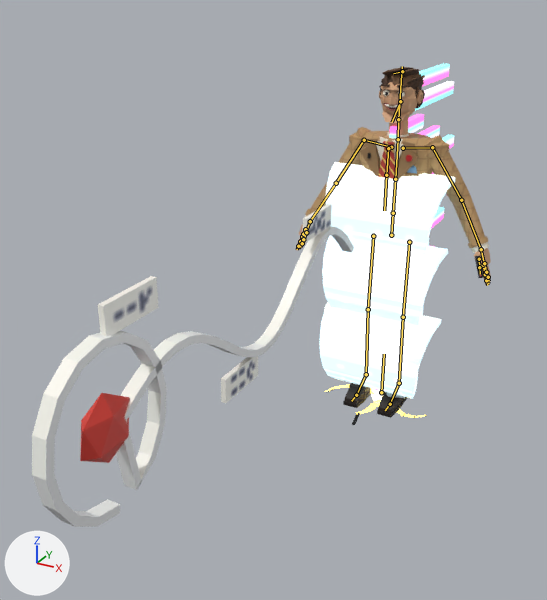
Two versions of the Blender file art/dale.blend, one commit apart.
Both versions are drawn from a 50 mm lens placed at (1.33, -3.75, 2.33), pointed at (-0.25, -0.88, 0.89). The axes (+X, +Y, +Z) are drawn at lower left. The lights are the same throughout. The older version comes first. The bones that bend it are drawn over the model as lines.

Names of what the first picture shows: 'dale_body', 'fx_cold_front', 'fx_isobar_lasso', 'fx_tape_skip' and 2 more.
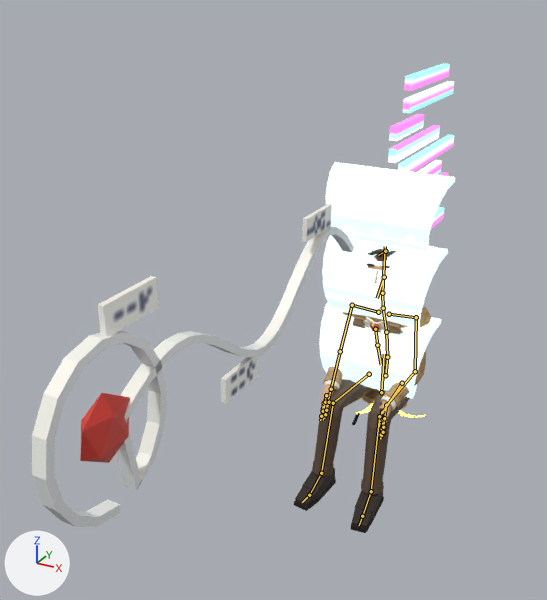
The newer file adds an action. The first version stands in its rest pose; the second is drawn at frame 16 of the action 'sit_audience'.

The change, as a diff of the scene's bpy script:
```diff
--- a/art/dale.blend.py
+++ b/art/dale.blend.py
@@ bone_hips @@
 bone_hips = bpy.data.objects['dale'].pose.bones['hips']  # child of 'root'
-bone_hips.location = (0.0, 0.0, 0.0)
-bone_hips.rotation_quaternion = (1.0, 0.0, 0.0, 0.0)  # degrees (0, 0, 0)
+bone_hips.location = (0.008, -0.885, -0.031)
+bone_hips.rotation_quaternion = (1.0, 0.0, 0.0, -0.013)  # degrees (0, 0, -2)
@@ bone_spine @@
 bone_spine = bpy.data.objects['dale'].pose.bones['spine']  # child of 'hips'
-bone_spine.rotation_quaternion = (1.0, 0.0, 0.0, 0.0)  # degrees (0, 0, 0)
+bone_spine.rotation_quaternion = (0.992, 0.122, 0.01, 0.012)  # degrees (14, 1, 2)
@@ bone_chest @@
 bone_chest = bpy.data.objects['dale'].pose.bones['chest']  # child of 'spine'
-bone_chest.rotation_quaternion = (1.0, 0.0, 0.0, 0.0)  # degrees (0, 0, 0)
+bone_chest.rotation_quaternion = (0.994, 0.105, 0.008, -0.003)  # degrees (12, 1, 0)
@@ bone_neck @@
 bone_neck = bpy.data.objects['dale'].pose.bones['neck']  # child of 'chest'
-bone_neck.rotation_quaternion = (1.0, 0.0, 0.0, 0.0)  # degrees (0, 0, 0)
+bone_neck.rotation_quaternion = (0.99, -0.139, -0.016, 0.007)  # degrees (-16, -2, 1)
@@ bone_head @@
 bone_head = bpy.data.objects['dale'].pose.bones['head']  # child of 'neck'
-bone_head.rotation_quaternion = (1.0, 0.0, 0.0, 0.0)  # degrees (0, 0, 0)
+bone_head.rotation_quaternion = (0.99, -0.139, 0.029, 0.016)  # degrees (-16, 4, 1)
@@ bone_shoulder_l @@
 bone_shoulder_l = bpy.data.objects['dale'].pose.bones['shoulder.L']  # child of 'chest'
-bone_shoulder_l.rotation_quaternion = (1.0, 0.0, 0.0, 0.0)  # degrees (0, 0, 0)
+bone_shoulder_l.rotation_quaternion = (0.999, 0.007, 0.052, 0.0)  # degrees (1, 6, 0)
@@ bone_shoulder_r @@
 bone_shoulder_r = bpy.data.objects['dale'].pose.bones['shoulder.R']  # child of 'chest'
-bone_shoulder_r.rotation_quaternion = (1.0, 0.0, 0.0, 0.0)  # degrees (0, 0, 0)
+bone_shoulder_r.rotation_quaternion = (0.999, 0.007, -0.052, 0.0)  # degrees (1, -6, 0)
@@ bone_toe_l @@
 bone_toe_l = bpy.data.objects['dale'].pose.bones['toe.L']  # child of 'foot.L'
-bone_toe_l.rotation_quaternion = (1.0, 0.0, 0.0, 0.0)  # degrees (0, 0, 0)
+bone_toe_l.rotation_quaternion = (0.999, 0.0, -0.002, 0.035)  # degrees (0, 0, 4)
@@ bone_toe_r @@
 bone_toe_r = bpy.data.objects['dale'].pose.bones['toe.R']  # child of 'foot.R'
-bone_toe_r.rotation_quaternion = (1.0, 0.0, 0.0, 0.0)  # degrees (0, 0, 0)
+bone_toe_r.rotation_quaternion = (0.999, 0.0, 0.002, -0.035)  # degrees (0, 0, -4)
@@ bone_ik_hand_l @@
 bone_ik_hand_l = bpy.data.objects['dale'].pose.bones['ik_hand.L']  # child of 'root'
-bone_ik_hand_l.location = (0.0, 0.0, 0.0)
-bone_ik_hand_l.rotation_quaternion = (1.0, 0.0, 0.0, 0.0)  # degrees (0, 0, 0)
+bone_ik_hand_l.location = (0.586, 0.687, 0.326)
+bone_ik_hand_l.rotation_quaternion = (0.968, 0.171, -0.094, -0.155)  # degrees (21, -7, -20)
@@ bone_ik_foot_l @@
 bone_ik_foot_l = bpy.data.objects['dale'].pose.bones['ik_foot.L']  # child of 'root'
-bone_ik_foot_l.location = (0.0, 0.0, 0.0)
-bone_ik_foot_l.rotation_quaternion = (1.0, 0.0, 0.0, 0.0)  # degrees (0, 0, 0)
+bone_ik_foot_l.location = (-0.052, 0.635, -0.152)
+bone_ik_foot_l.rotation_quaternion = (0.999, 0.0, -0.016, 0.031)  # degrees (0, -2, 4)
@@ bone_pole_knee_l @@
 bone_pole_knee_l = bpy.data.objects['dale'].pose.bones['pole_knee.L']  # child of 'root'
-bone_pole_knee_l.location = (0.0, 0.0, 0.0)
+bone_pole_knee_l.location = (0.073, -0.323, 0.337)
@@ bone_pole_elbow_l @@
 bone_pole_elbow_l = bpy.data.objects['dale'].pose.bones['pole_elbow.L']  # child of 'root'
-bone_pole_elbow_l.location = (0.0, 0.0, 0.0)
+bone_pole_elbow_l.location = (-0.037, -1.362, 0.325)
@@ bone_ik_hand_r @@
 bone_ik_hand_r = bpy.data.objects['dale'].pose.bones['ik_hand.R']  # child of 'root'
-bone_ik_hand_r.location = (0.0, 0.0, 0.0)
-bone_ik_hand_r.rotation_quaternion = (1.0, 0.0, 0.0, 0.0)  # degrees (0, 0, 0)
+bone_ik_hand_r.location = (-0.586, 0.686, 0.315)
+bone_ik_hand_r.rotation_quaternion = (0.968, 0.171, 0.094, 0.155)  # degrees (21, 7, 20)
@@ bone_ik_foot_r @@
 bone_ik_foot_r = bpy.data.objects['dale'].pose.bones['ik_foot.R']  # child of 'root'
-bone_ik_foot_r.location = (0.0, 0.0, 0.0)
-bone_ik_foot_r.rotation_quaternion = (1.0, 0.0, 0.0, 0.0)  # degrees (0, 0, 0)
+bone_ik_foot_r.location = (0.052, 0.616, -0.162)
+bone_ik_foot_r.rotation_quaternion = (0.999, 0.0, 0.016, -0.031)  # degrees (0, 2, -4)
@@ bone_pole_knee_r @@
 bone_pole_knee_r = bpy.data.objects['dale'].pose.bones['pole_knee.R']  # child of 'root'
-bone_pole_knee_r.location = (0.0, 0.0, 0.0)
+bone_pole_knee_r.location = (-0.073, -0.323, 0.337)
@@ bone_pole_elbow_r @@
 bone_pole_elbow_r = bpy.data.objects['dale'].pose.bones['pole_elbow.R']  # child of 'root'
-bone_pole_elbow_r.location = (0.0, 0.0, 0.0)
+bone_pole_elbow_r.location = (0.037, -1.362, 0.314)
```

Changed parts and their boxes (x1, y1, x2, y2) in the pictures (547 x 600 px):
'dale_body', posed (30% narrower, 19% shorter): before (296, 67, 491, 418); after (294, 249, 431, 533)
bone 'hips', root to tip: before (391, 235) to (393, 213); after (385, 375) to (387, 357)
bone 'spine', root to tip: before (393, 213) to (395, 179); after (387, 357) to (386, 332)
bone 'chest', root to tip: before (395, 179) to (398, 139); after (386, 332) to (383, 308)
bone 'neck', root to tip: before (398, 139) to (398, 119); after (383, 308) to (382, 293)
bone 'head', root to tip: before (398, 119) to (402, 66); after (382, 293) to (385, 246)
bone 'shoulder.L', root to tip: before (403, 148) to (432, 147); after (389, 314) to (416, 317)
bone 'shoulder.R', root to tip: before (391, 147) to (364, 140); after (378, 312) to (352, 305)
bone 'toe.L', root to tip: before (390, 404) to (385, 410); after (362, 516) to (359, 525)
bone 'toe.R', root to tip: before (356, 395) to (351, 401); after (309, 495) to (302, 502)
